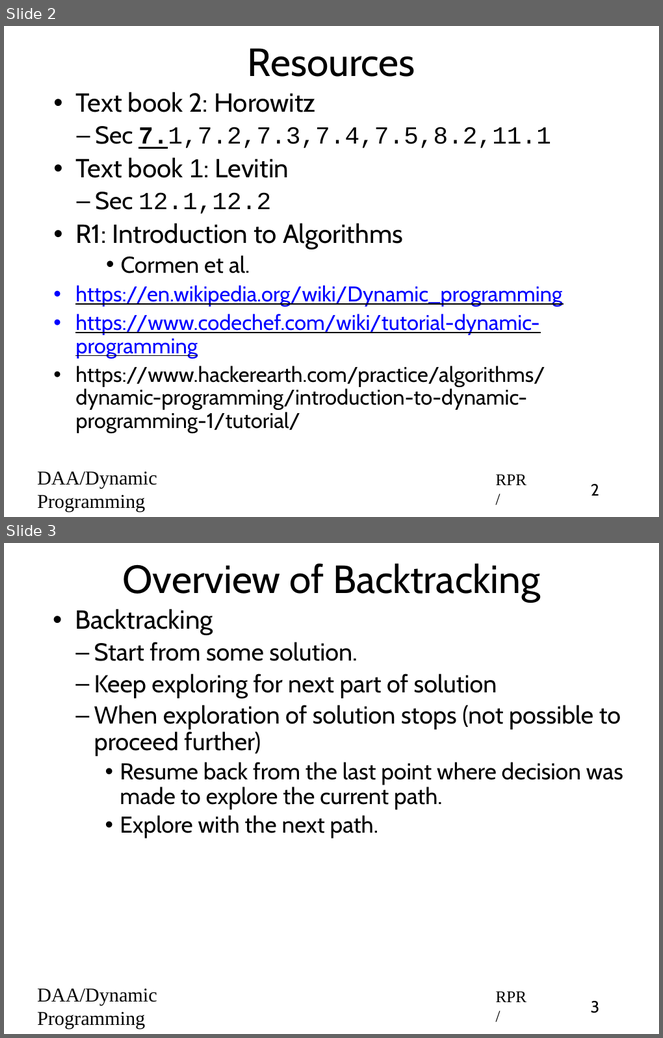
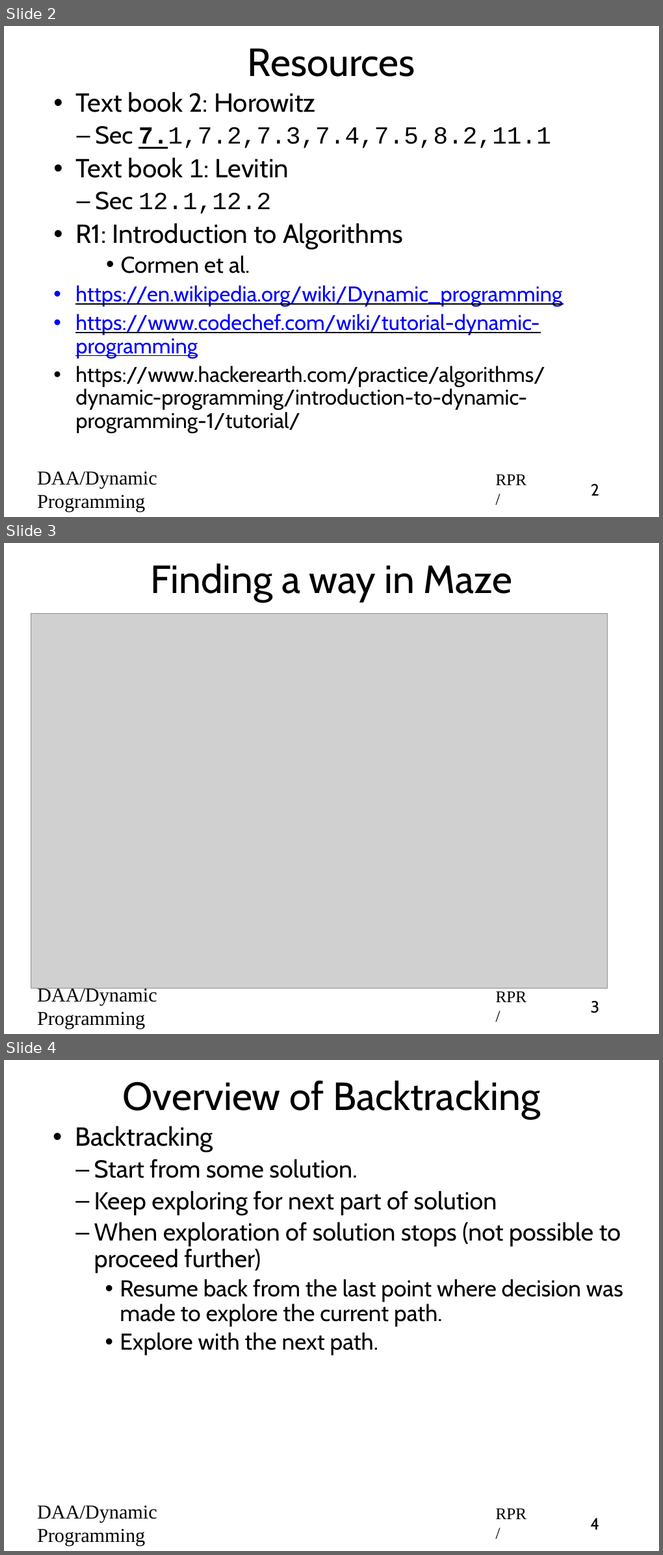
Before and after one commit to rprustagi/2019-17CS43-DAA, a slide deck: Slides-RPR/2019-H1-DAA-L41-BackTrack-Intro.pptx. Shown one above the other, each under a label of ours: slides 2 and 3 before the commit, slides 2, 3 and 4 after it. The pictures are 663x1038 and 663x1555 pixels, drawn with LibreOffice and Linux fonts; fonts in the diff are those of the drawing; grey boxes stand for pictures. Boxes give left, top, right and bottom in pixels: in the first picture for what was removed or moved away, otherwise in the second. Text is boxed around its words. In the diff, an @@ line names an element or a change of style, - is before the commit and + after.

```diff
--- a/Slides-RPR/2019-H1-DAA-L41-BackTrack-Intro.pptx
+++ b/Slides-RPR/2019-H1-DAA-L41-BackTrack-Intro.pptx
@@ slide 3 added at bbox=[4, 543, 659, 1034], background #FFFFFF @@
@@ title added at bbox=[151, 563, 513, 601], 48 pt, text #000000 @@
+Finding a way in Maze
@@ picture added at bbox=[31, 613, 607, 989] @@
@@ text added at bbox=[37, 986, 157, 1029], 24 pt, text #000000 @@
+DAA/Dynamic Programming
@@ text added at bbox=[496, 991, 527, 1003], 20 pt, text #000000 @@
+RPR/
@@ page number added at bbox=[591, 1001, 600, 1014], 20 pt, text #000000 @@
+3
@@ what was slide 3 is now slide 4 @@
@@ page number at bbox=[590, 1518, 599, 1530]: text changed @@
-3
+4
```
Also in this commit, not shown: 3 slides changed, 2 other files.
